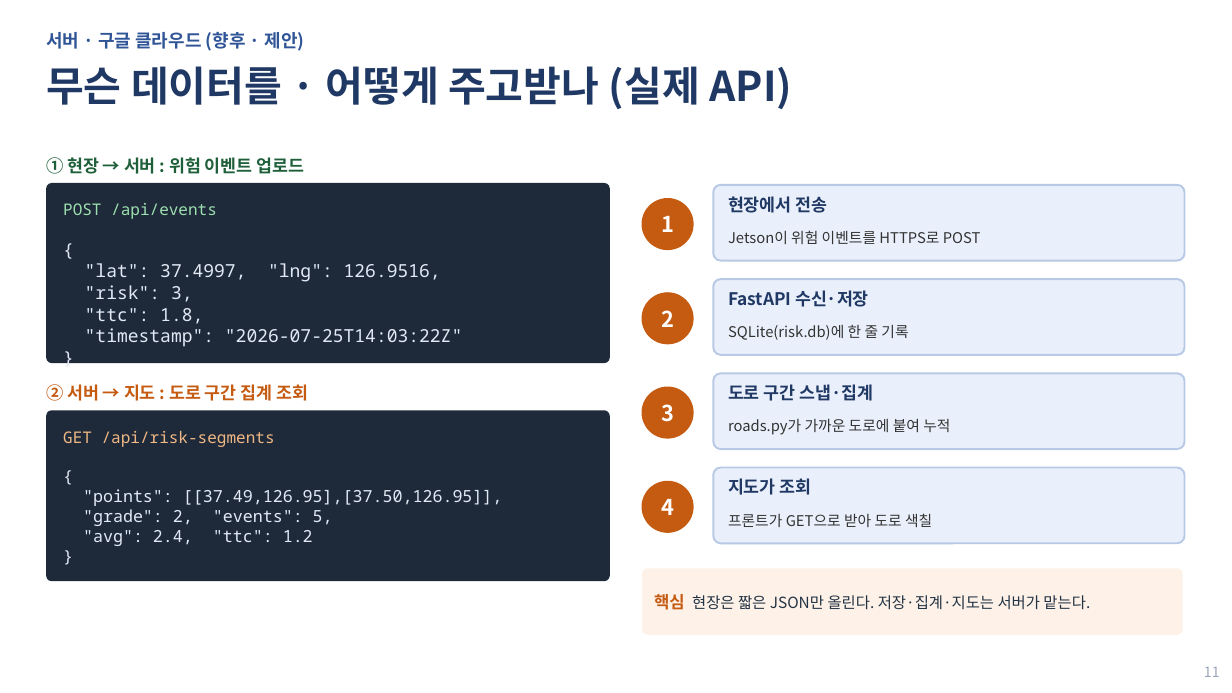
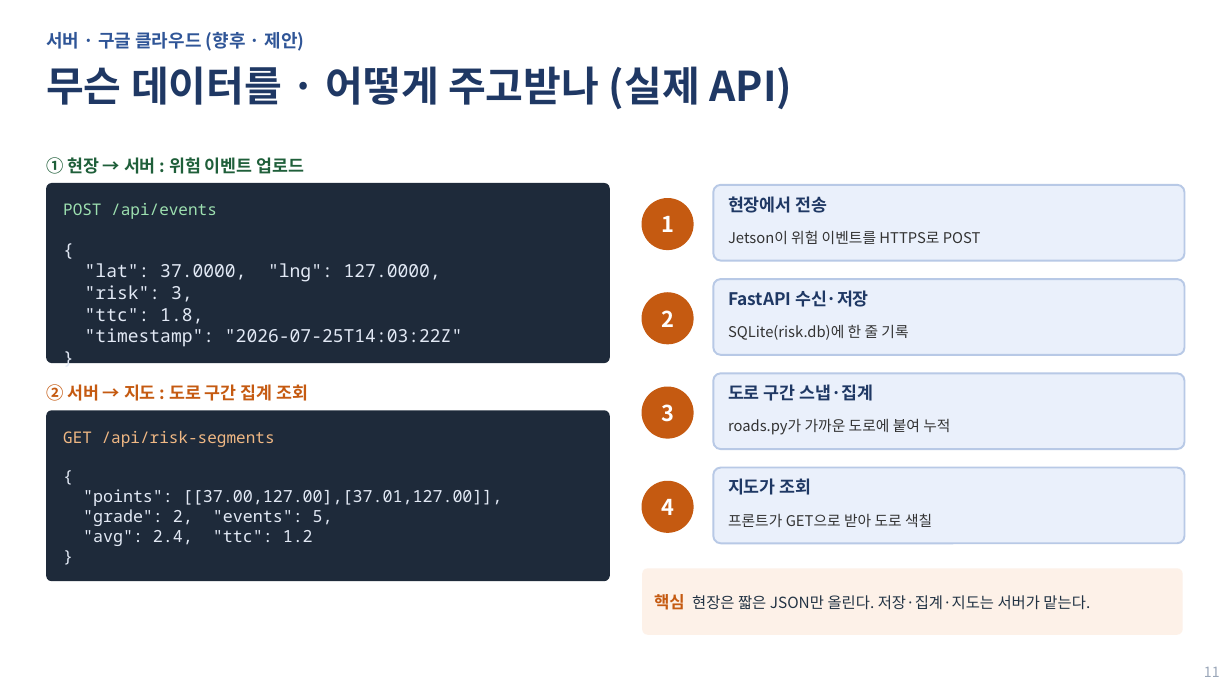
Before and after one commit to joon722/AI-V2X-Cane, a slide deck: slide 11 of docs/인수인계/AI_V2X_연결구조_다이어그램_report.pptx. Drawn at 1232x693 pixels with LibreOffice and Linux fonts; fonts in the diff are those of the drawing. Boxes give left, top, right and bottom in pixels: in the first picture for what was removed or moved away, otherwise in the second. Text is boxed around its words. In the diff, an @@ line names an element or a change of style, - is before the commit and + after.

```diff
--- a/docs/인수인계/AI_V2X_연결구조_다이어그램_report.pptx
+++ b/docs/인수인계/AI_V2X_연결구조_다이어그램_report.pptx
@@ text in rounded rectangle at box(85, 263, 441, 282): text changed @@
-"lat": 37.4997, "lng": 126.9516,
+"lat": 37.0000, "lng": 127.0000,
@@ text in rounded rectangle at box(83, 489, 503, 506): text changed @@
-"points": [[37.49,126.95],[37.50,126.95]],
+"points": [[37.00,127.00],[37.01,127.00]],
```
Also in this commit, not shown: 44 other files.
